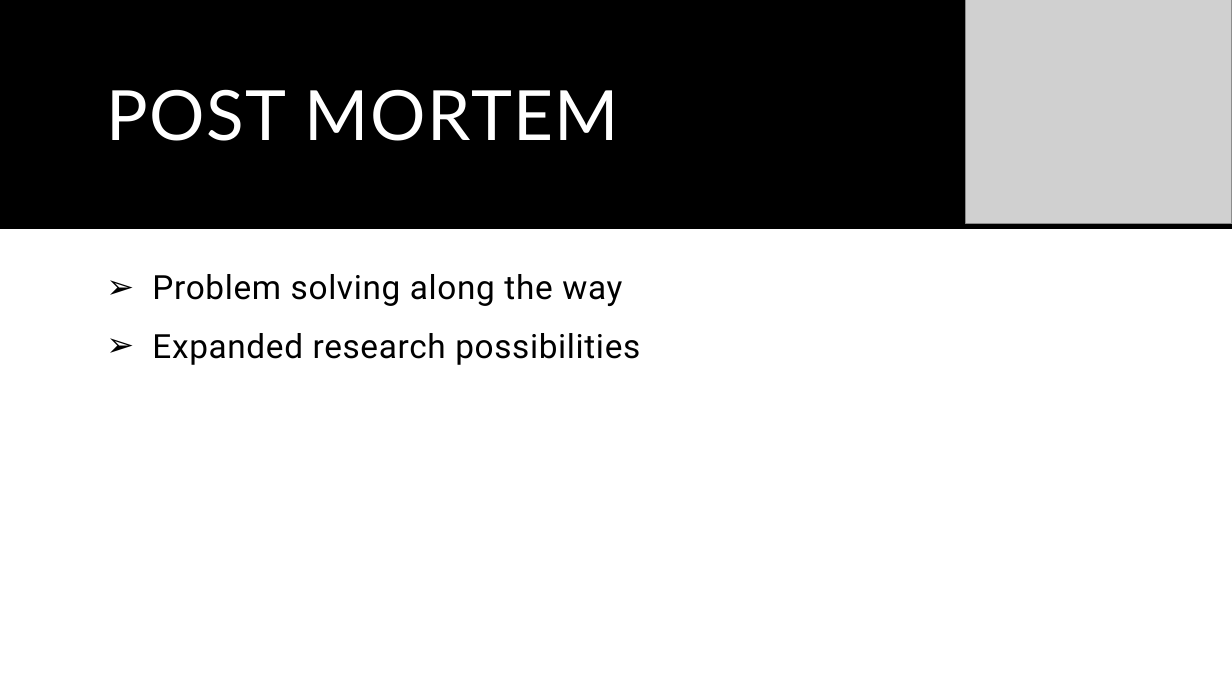
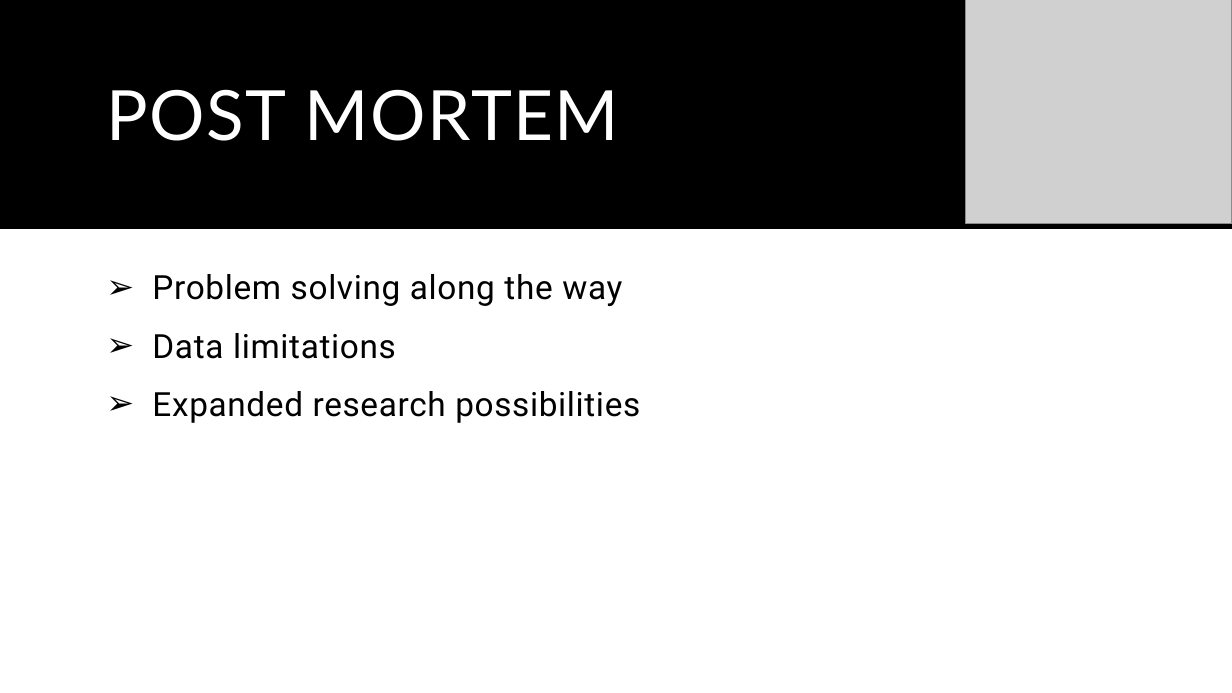
Before and after one commit to shchee5/TurnUptheData, a slide deck: slide 15 of Turn Up The Data.pptx (slide 10 before the commit). Drawn at 1232x693 pixels with LibreOffice and Linux fonts; fonts in the diff are those of the drawing; grey boxes stand for pictures. Boxes give left, top, right and bottom in pixels: in the first picture for what was removed or moved away, otherwise in the second. Text is boxed around its words. In the diff, an @@ line names an element or a change of style, - is before the commit and + after.

```diff
--- a/Turn Up The Data.pptx
+++ b/Turn Up The Data.pptx
@@ text at <box>152,333,396,359</box>: paragraph added @@
+➢ Data limitations
```
Also in this commit, not shown: 5 other slides changed, 8 slides added, 3 slides removed.
